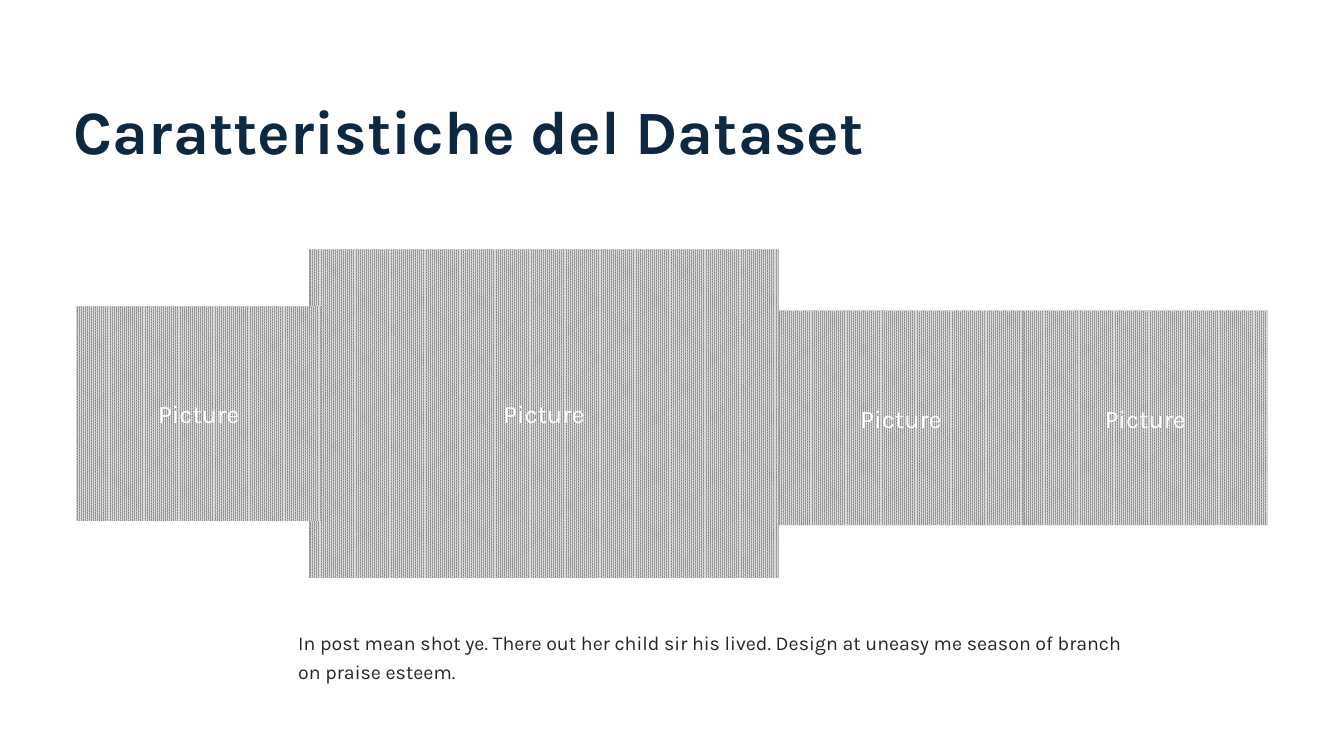
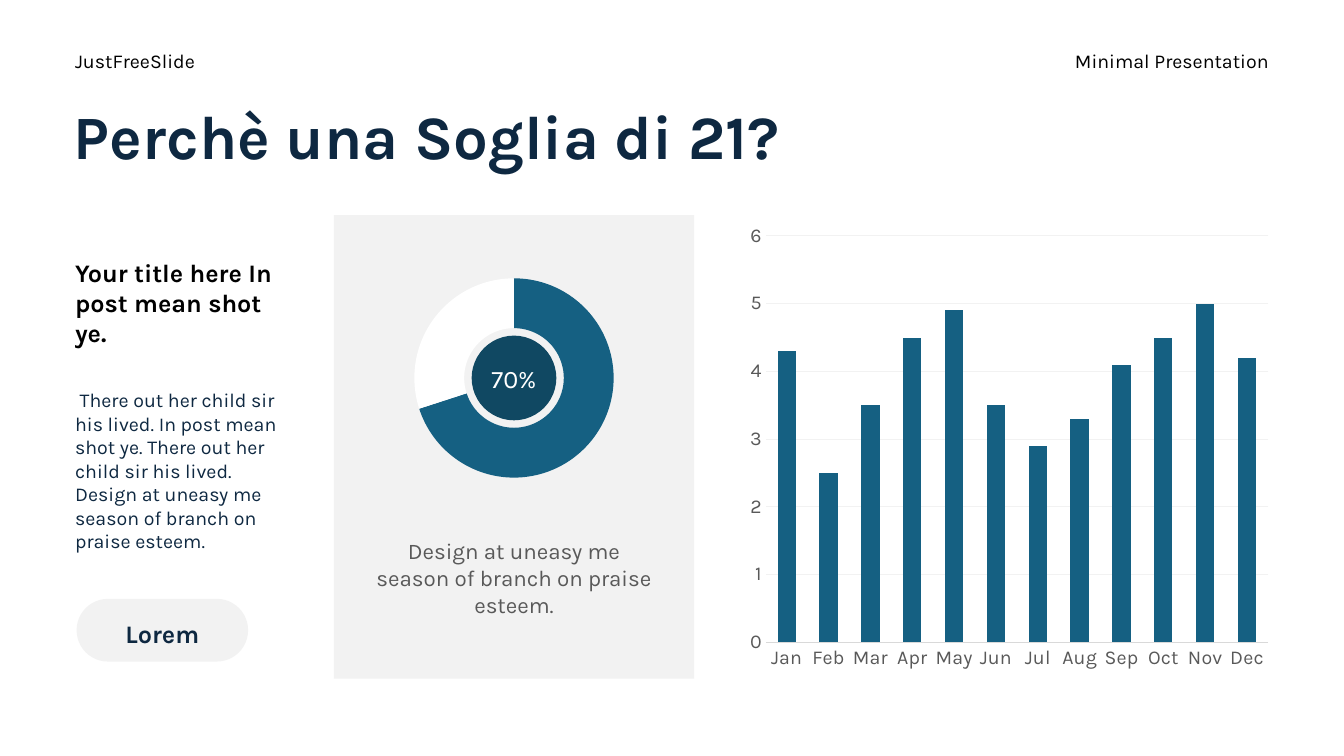
Before and after one commit to aleeteo/leaf_ID, a slide deck: slide 10 of ProjectLeafWIP.pptx (slide 5 before the commit). Drawn at 1344x756 pixels with LibreOffice and Linux fonts; fonts in the diff are those of the drawing. Boxes give left, top, right and bottom in pixels: in the first picture for what was removed or moved away, otherwise in the second. Text is boxed around its words. In the diff, an @@ line names an element or a change of style, - is before the commit and + after.

```diff
--- a/ProjectLeafWIP.pptx
+++ b/ProjectLeafWIP.pptx
@@ text added at [75, 54, 195, 69], 14 pt, text #000000 @@
+JustFreeSlide
@@ text added at [1075, 54, 1268, 69], 14 pt, text #000000 @@
+Minimal Presentation
@@ title removed at [74, 110, 864, 155] @@
-Caratteristiche del Dataset
@@ title added at [74, 110, 779, 174], 44 pt, text #0E2841, bold @@
+Perchè una Soglia di 21?
@@ rectangle added at [334, 215, 694, 679], fill #F2F2F2 @@
@@ column chart added at [739, 215, 1278, 679] @@
+categories: Jan, Feb, Mar, Apr, May, Jun, Jul, Aug, Sep, Oct, Nov, Dec
+Series 1: 4.3, 2.5, 3.5, 4.5, 4.9, 3.5, 2.9, 3.3, 4.1, 4.5, 5, 4.2
@@ text at [75, 264, 276, 553]: text changed; text colour #262626 to #0E2841 @@
-In post mean shot ye. There out her child sir his lived. Design at uneasy me season of branch on praise esteem.
+Your title here In post mean shot ye.
+There out her child sir his lived. In post mean shot ye. There out her child sir his lived. Design at uneasy me season of branch on praise esteem.
@@ rectangle removed at [310, 249, 779, 578] @@
-Picture
@@ doughnut chart added at [344, 264, 685, 491] @@
+categories: 1, 2
+Series 1: 70, 30
@@ rectangle removed at [77, 307, 321, 521] @@
-Picture
@@ rectangle removed at [779, 311, 1024, 525] @@
-Picture
@@ rectangle removed at [1023, 311, 1267, 525] @@
-Picture
@@ ellipse added at [472, 336, 557, 420], fill #104862, 18 pt, text #FFFFFF @@
+70%
@@ text added at [376, 544, 651, 613], 16 pt, text #595959 @@
+Design at uneasy me season of branch on praise esteem.
@@ rounded rectangle added at [77, 599, 248, 661], fill #F2F2F2, 18 pt, text #0E2841, bold @@
+Lorem
```
Also in this commit, not shown: 3 other slides changed, 7 slides added.
